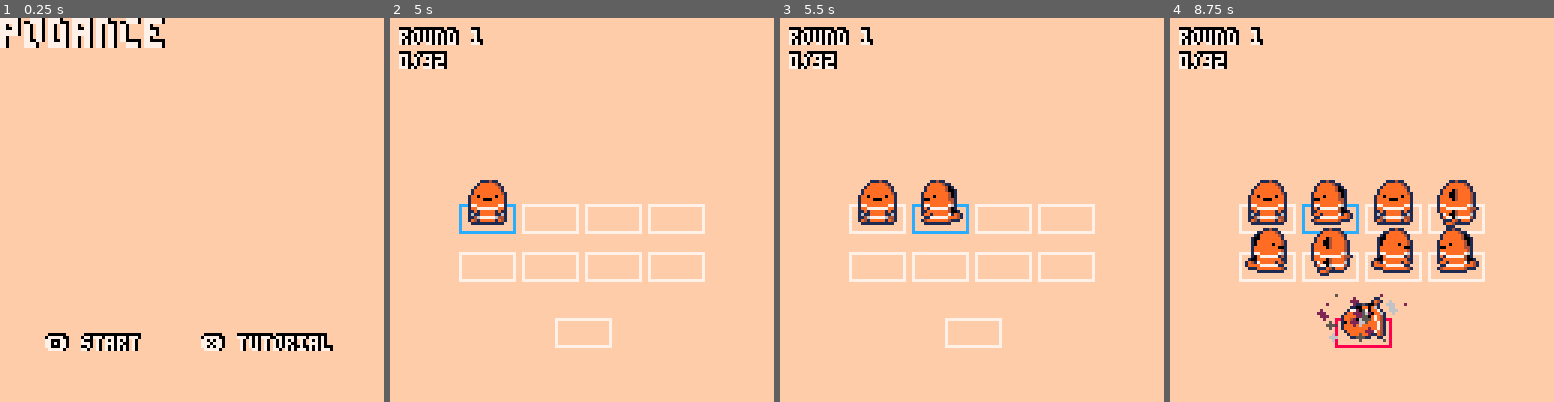
Above: before the commit, frames 1-4 (left to right).
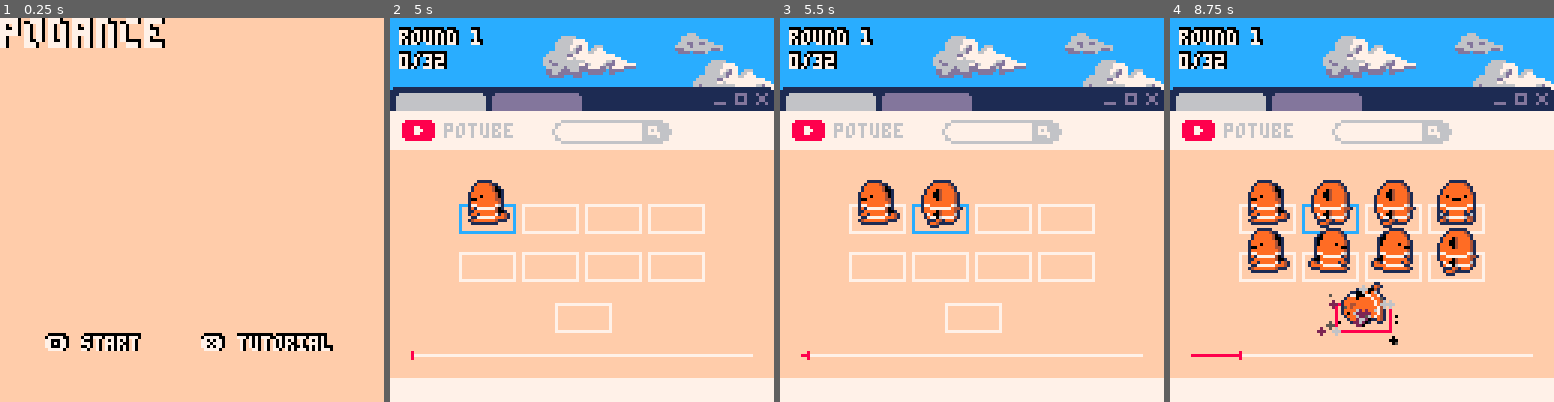
Above: after the commit, the same moments.

Repository: hyongew/pico8
Game: PICO-8 cartridge podance.p8
Same seed, same stepped clock (60 frames per second), same inputs: the game is played once before the commit and once after it.
Inputs:
- Up to frame 1 (0.25 s): no input
- Up to frame 2 (5 s): tap X (X key) at 0.33, 1.07, 1.85, 2.97, 4.08 s; tap O (Z key) at 0.7, 1.7, 2.1, 2.5, 2.9, 3.3, 3.7, 4.1, 4.5, 4.9 s; hold Right 1.6-2.1 s; hold Up 2.15-2.42 s; hold Right 2.47-3.03 s; hold Left 3.08-3.58 s; hold Down 3.63-3.97 s; hold Right 4.02-4.68 s; hold Up from 4.73 s (still down)
- Up to frame 3 (5.5 s): release Up at 5.03 s; hold Left from 5.08 s (still down); tap X (X key) at 5.2 s; tap O (Z key) at 5.3 s
- Up to frame 4 (8.75 s): release Left at 5.68 s; tap O (Z key) every 0.4 s from 5.7 to 8.5 s; hold Down 5.73-6.03 s; hold Right 6.08-6.58 s; tap X (X key) at 6.32, 7.43, 8.55 s; hold Right 6.63-7.13 s; hold Up 7.18-7.45 s; hold Right 7.5-8.07 s; hold Left 8.12-8.62 s; hold Down from 8.67 s (still down)

Frame 1 is identical in both runs. In frame 2, 41% of the frame differs, in the area x 0-100%, y 0-100%; in frame 3, 42%; in frame 4, 45%.

Commit message:
draw stage 1, stage 2, and credits bg art

Diff:
--- a/podance.p8
+++ b/podance.p8
@@ -28,6 +28,10 @@
 	spd=12
 	spdl,spdh=spd\2-1,spd\2+1
 	smoke={}
+	clouds={}
+	grass={}
+	flwrs={}
+	initfield()
 end
 
 
@@ -110,11 +114,12 @@
 	rectfill(0,0,128,128) --bg
 	color(7)
 	if state=="main" then
+		--drawbg()
 		print(big..style..
 			"podance")
 		print(style..
 			"🅾️ start     ❎ tutorial",
-			15,106)
+			15,106,7)
 
 	elseif state=="tut" then
 		drawtut()
@@ -126,13 +131,13 @@
 		drawhold()
 		print(style..
 			"🅾️ start      ❎ quit",
-			21,106)
+			21,106,7)
 
 	elseif state=="quit" then
 		print("quit")
 		print(style..
 			"🅾️ back      ❎ quit",
-			22,106)
+			22,106,7)
 
 	elseif state=="rdy" then
 		if f<spd*6 then
@@ -153,7 +158,7 @@
 		print("total: "..tot)
 		print(style..
 			"🅾️ main",
-			50,106)
+			50,106,7)
 	end
 end
 -->8
@@ -304,18 +309,19 @@
 
 
 function drawgame()
+	drawbg()
 	if instage then
 		print(style..
 			"round "..rd,
-			3,4)
+			3,4,7)
 	else
 		print(style..
 			"round "..rd-1,
-			3,4)
+			3,4,7)
 	end
 	print(style..
 		sc.."/32",
-		3,12)
+		3,12,7)
 
 	--draw base 2x4 grid
 	for i=1,8 do
@@ -357,7 +363,8 @@
 	end
 
 	--draw player
-	drawsq(57,92,7)
+	local px,py=57,87
+	drawsq(px,py,7)
 	if instage
 	and stp>=9
 	and mvsp then
@@ -369,10 +376,10 @@
 		else
 			c=8
 		end
-		drawsq(57,92,c)
+		drawsq(px,py,c)
 	end
 	if mvsp then
-		spr(mvsp,57,92,2,2)
+		spr(mvsp,px,py,2,2)
 	end
 
 	--draw smoke
@@ -383,9 +390,11 @@
  --wrap up
 	if not instage
 	and stp>animend then
+		rrectfill(20,23,87,21,2,15)
+		rrect(20,23,87,21,2,0)
 		print(big..style..
 			"stage end!",
-			25,29)
+			25,29,7)
 	end
 end
 -->8
@@ -500,7 +509,7 @@
 		drawcurtain(58,56)
 		spr(getsp(⬆️),50,64,2,2)
 		if csp==csp0+8 then
-			print("?",60,63,10)
+			print("?",60,63,15)
 		end
 
 	elseif ns==3 then
@@ -529,7 +538,7 @@
 		spr(13,x,y,2,2)
 		spr(getsp(⬆️),50,64,2,2)
 		if csp==csp0+8 then
-			print("!",60,63,10)
+			print("!",60,63,15)
 		end
 	end
 end
@@ -691,6 +700,207 @@
 	spr(csp+spshft,x,y,2,2)
 	line(x1,y2+1,x2,y2+1,7)
 end
+
+
+function initfield()
+	--grass
+	for i=0,9 do
+		for j=0,2 do
+			rndx=rnd(8)-4
+			rndy=rnd(12)-6
+			add(grass,{x=rndx+13*i,
+														y=rndy+90+12*j})
+		end
+	end
+	--flowers
+	for i=0,15 do
+		for j=0,2 do
+			rndx=rnd(8)-4
+			rndy=rnd(12)-6
+			add(flwrs,{x=rndx+8*i,
+														y=rndy+98+12*j,
+														p=rnd(
+																{2,8,12,14}),
+														m=rnd({7,10})})
+		end
+	end
+	--clouds
+	add(clouds,{x=rnd(12)+24,
+													y=rnd(8)+4,
+													sp=137,
+													sz=2,
+													dir=1})
+	add(clouds,{x=rnd(12)+90,
+													y=rnd(8)+8,
+													sp=137,
+													sz=2,
+													dir=-1})
+	add(clouds,{x=rnd(8)+8,
+													y=rnd(8)+12,
+													sp=139,
+													sz=2,
+													dir=-1})
+	add(clouds,{x=rnd(32)+64,
+														y=rnd(8)+8,
+														sp=141,
+														sz=2,
+														dir=1})
+	add(clouds,{x=rnd(16)+48,
+														y=rnd(4)+8,
+														sp=133,
+														sz=4,
+														dir=-1})
+	add(clouds,{x=rnd(8)+16,
+														y=rnd(4)+20,
+														sp=133,
+														sz=4,
+														dir=1})
+	add(clouds,{x=rnd(8)+104,
+													y=rnd(8)+24,
+													sp=139,
+													sz=2,
+													dir=1})
+end
+-->8
+--backgrounds
+function drawbg()
+	if stg==1 then
+		--drawstudio()
+		drawvideo()
+	elseif stg==2 then
+		drawstudio()
+	elseif stg==3 then
+	elseif stg==4 then
+	else
+		drawvideo()
+	end
+end
+
+
+function drawfield()
+	local t=f%(2*spd)>spd
+							and 1 or 0
+	--sky
+	rectfill(0,0,127,127,12)
+	--grass
+	rectfill(0,95,127,127,3)
+	for g in all(grass) do
+		spr(129+2*t,g.x,g.y,2,2)
+	end
+	--flowers
+	for fl in all(flwrs) do
+		circ(fl.x-t,fl.y,1,fl.p)
+		circ(fl.x-t,fl.y,0,fl.m)
+	end
+	--clouds
+	for cl in all(clouds) do
+		spr(cl.sp,cl.x,cl.y+cl.dir*t,
+						cl.sz,cl.sz)
+	end
+end
+
+
+function drawvideo()
+	rectfill(0,0,128,128,12)
+	spr(133,50,-4,4,4)
+	spr(137,95,2,2,2)
+	spr(133,100,4,4,4)
+	--window
+	rrectfill(0,23,128,12,1,1)
+	rrectfill(2,25,30,7,1,6)
+	rrectfill(34,25,30,7,1,13)
+	line(108,28,111,28,13)
+	rect(115,25,118,28,13)
+	line(122,25,125,28,13)
+	line(125,25,122,28,13)
+	--website
+	rectfill(0,31,127,127,7)
+	rectfill(0,44,127,119,15)
+	--header
+	spr(161,1,31,2,2)
+	print("potube",18,35,6)
+	rrect(54,34,40,8,100,6)
+	line(84,34,84,41,6)
+	spr(163,82,31,2,2)
+	--video controls
+	local linex=min(120,
+							7+f/7+(rd-1)*28)
+	line(7,112,120,112,7)
+	line(7,112,
+						max(7,linex),112,8)
+	line(linex,111,linex,113,8)
+end
+
+
+function drawstudio()
+	--studio wall
+	rectfill(0,0,127,48,5)
+	--studio floor
+	line(0,48,127,48,1)
+	rectfill(0,49,127,127,15)
+	--l door frame
+	rectfill(0,18,16,47,5)
+	--l door glass outer
+	rectfill(0,19,15,47,6)
+	--l door glass shadow
+	rectfill(0,20,11,47,13)
+	--l door glass inner
+	rectfill(0,20,10,46,1)
+	--l door handle
+	line(7,32,8,32,13)
+	line(8,32,8,35,13)
+	line(7,35,8,35,13)
+	--r door frame
+	rectfill(12,18,30,47,5)
+	--r door glass outer
+	rectfill(13,19,29,47,6)
+	--r door glass shadow
+	rectfill(13,20,25,47,13)
+	--r door glass inner
+	rectfill(14,20,28,46,1)
+	--r glass reflection
+	line(26,22,26,24,7)
+	line(26,27,26,30,7)
+	--r door handle
+	line(15,32,16,32,13)
+	line(15,32,15,35,13)
+	line(15,35,16,35,13)
+	--mirror
+	rectfill(57,3,127,43,6)
+	--mirror light
+	for i=0,1 do
+		line(110+i,43,136+i,3,7)
+	end
+	for i=0,5 do
+		line(102+i,43,128+i,3,7)
+	end
+	for i=0,50 do
+		line(40+i,43,66+i,3,7)
+	end
+	--mirror border
+	rect(56,2,127,44,1)
+	--wall patch
+	rectfill(35,0,55,47,5)
+	--ballet bar
+	rect(53,35,127,36,5)
+	line(54,35,127,35,4)
+	line(109,35,127,35,15)
+	--radio
+	local rx,ry=17,104
+	line(rx,ry+2,rx+2,ry,5)
+	rectfill(rx+2,ry,rx+12,ry+8,13)
+	oval(rx+2,ry-3,rx+12,ry+5,13)
+	circfill(rx+2,ry+4,4,13)
+	circfill(rx+12,ry+4,4,13)
+	circfill(rx+2,ry+4,2,6)
+	circfill(rx+12,ry+4,2,6)
+	--speaker highlight
+	line(rx+3,ry+2,rx+4,ry+4,7)
+	line(rx+13,ry+2,rx+14,ry+4,7)
+	--radio buttons
+	circ(rx+6,ry+4,0,11)
+	circ(rx+8,ry+4,0,8)
+end
 -->8
 --debugger
 function log(x)
Not shown, changed: 196 lines of the sprite sheet (__gfx__) section of podance.p8
Not shown, changed: the thumbnail (__label__) section of podance.p8
